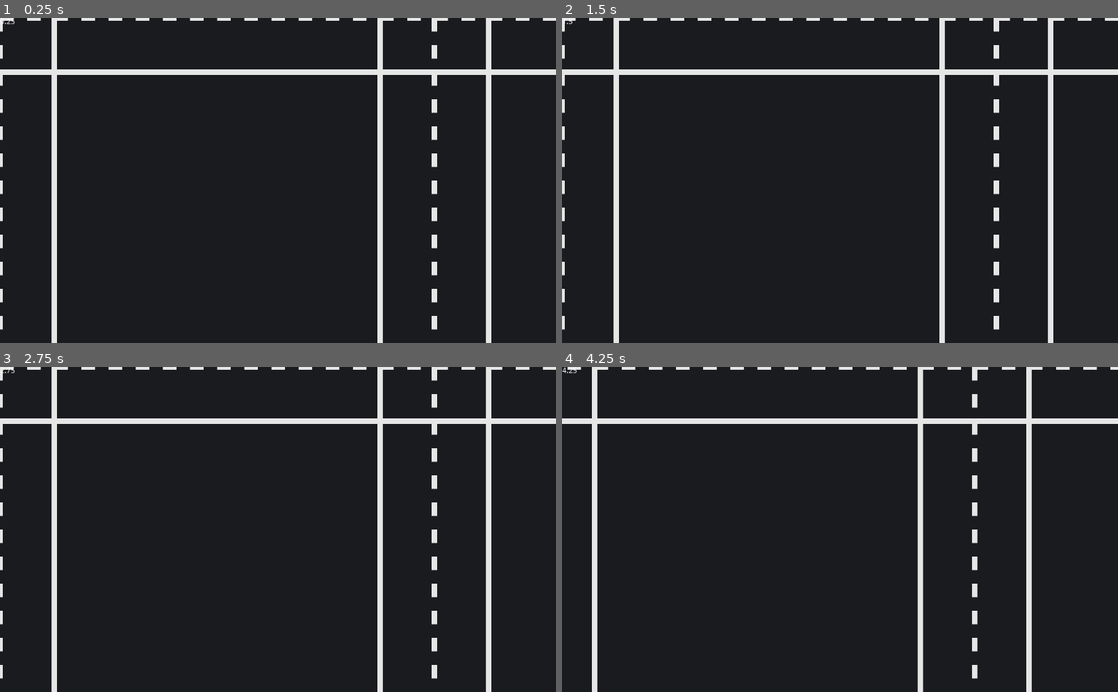
Above: before the commit, frames 1-4 (two rows, left to right).
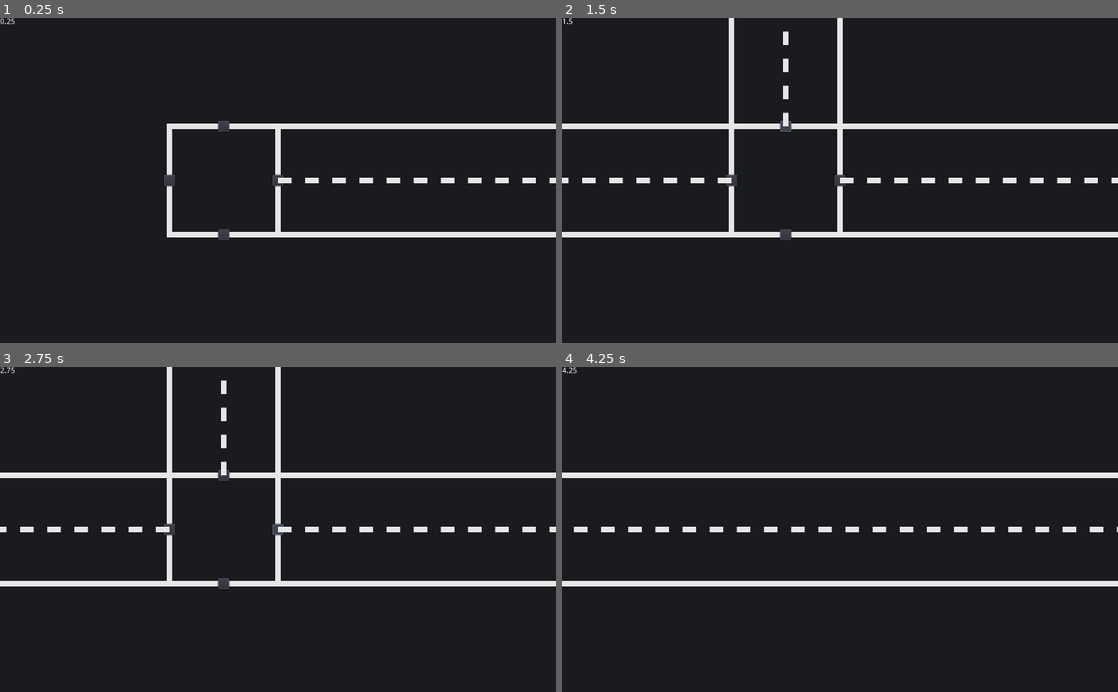
Above: after the commit, the same moments.

Repository: HunterJKavanagh/City-Takeover
Game: Godot game, scene res://Scenes/Main/Main.tscn
Same seed, same stepped clock (60 frames per second), same inputs: the game is played once before the commit and once after it.
Inputs (mouse positions are in pixels of both pictures, inside the frame that each line leads up to):
- Up to frame 1 (0.25 s): no input
- Up to frame 2 (1.5 s): click (728, 180) at 0.52 s; click (784, 125) at 1.27 s
- Up to frame 3 (2.75 s): click (278, 529) at 2.02 s
- Up to frame 4 (4.25 s): click (784, 584) at 2.77 s; tap Enter at 3.5 s; move the mouse to (962, 513) at 3.52 s; hold D (right) from 3.53 s (still down); hold Mouse wheel up (zoom_in, bound only after the commit) from 3.53 s (still down); tap Mouse wheel down (zoom_out, bound only after the commit) at 3.8 s

The runs differ from the first frame. In frame 1, 9.3% of the frame differs, in the area x 0-100%, y 0-100%; in frame 2, 11%; in frame 3, 11%; in frame 4, 9.8%.

Commit message:
Road System v1

Diff:
--- a/Scenes/Main/Camera2D.gd
+++ b/Scenes/Main/Camera2D.gd
@@ -3,6 +3,11 @@
 
 export (int) var speed = 20
 
+func _input(event):
+	if event.is_action_pressed('zoom_in'):
+		self.zoom -= Vector2(.1,.1)
+	if event.is_action_pressed('zoom_out'):
+		self.zoom +=Vector2(.1,.1)
 func _process(delta):
 	var velocity = Vector2()
 	if Input.is_action_pressed('right'):
--- a/Scenes/Main/Main.tscn
+++ b/Scenes/Main/Main.tscn
@@ -9,10 +9,10 @@
 [node name="Map" parent="." instance=ExtResource( 1 )]
 
 [node name="Camera2D" type="Camera2D" parent="."]
-anchor_mode = 0
 current = true
 script = ExtResource( 2 )
 
 [node name="CanvasLayer" type="CanvasLayer" parent="."]
 
 [node name="User Interface" parent="CanvasLayer" instance=ExtResource( 3 )]
+mouse_filter = 2
--- a/Scenes/Map/Map.gd
+++ b/Scenes/Map/Map.gd
@@ -5,28 +5,64 @@
 export var hroz_roads: int = 5
 
 func _ready():
-	for v in vert_roads:
-		var road = load("res://Scenes/Road/Road.tscn").instance()
-		road.dir = 2
-		road.road_with = 100
-		road.road_legth = 2000
-		road.line_with = 5
-		road.line_legth = 25
-		road.start_point = Vector2(road_space * v, 0)
+	var inter1 = load("res://Scenes/Road/Intersection.tscn").instance()
+	var road = load("res://Scenes/Road/Road.tscn").instance()
+	var inter2 = load("res://Scenes/Road/Intersection.tscn").instance()
 
-		self.add_child(road)
-	for h in hroz_roads:
-		var road = load("res://Scenes/Road/Road.tscn").instance()
-		road.dir = 1
-		road.road_with = 100
-		road.road_legth = 2000
-		road.line_with = 5
-		road.line_legth = 25
-		road.start_point = Vector2(0, h * road_space)
+	inter1.start_point = Vector2(0,0)
+	inter1.dir = 3
+	inter1.size = 200
 
-		self.add_child(road)
+	road.start_point = Vector2(0,0)
+	road.dir = 1
+	road.road_with = 100
+	road.road_legth = 2000
+	road.line_with = 5
+	road.line_legth = 25
 
+	inter2.start_point = Vector2(2000,0)
+	inter2.dir = 1
+	inter2.size = 200
+
+	self.add_child(inter1)
+	self.add_child(road)
+	self.add_child(inter2)
+
+	inter1.connect("make_road", self, "_on_make_road")
+	inter2.connect("make_road", self, "_on_make_road")
+
+func _on_make_road(start_point, dir):
+	var road = load("res://Scenes/Road/Road.tscn").instance()
+	var inter = load("res://Scenes/Road/Intersection.tscn").instance()
+
+	road.start_point = start_point
+	road.dir = dir
+	road.road_with = 100
+	road.road_legth = 2000
+	road.line_with = 5
+	road.line_legth = 25
+
+	match dir:
+		0:
+			inter.start_point = start_point + Vector2(0,-2000)
+		1:
+			inter.start_point = start_point + Vector2(2000,0)
+		2:
+			inter.start_point = start_point + Vector2(0,2000)
+		3:
+			inter.start_point = start_point + Vector2(-2000,0)
+	inter.dir = dir
+	inter.size = 200
+
+	self.add_child(road)
+	self.add_child(inter)
+
+	inter.connect("make_road", self, "_on_make_road")
 
 # Called every frame. 'delta' is the elapsed time since the previous frame.
 #func _process(delta):
 #	pass
+
+
+func _on_Button_pressed():
+	print("test")
--- a/Scenes/Road/Intersection.gd
+++ b/Scenes/Road/Intersection.gd
@@ -8,6 +8,30 @@
 var point_r: Vector2
 var point_b: Vector2
 var point_l: Vector2
+
+var button_f: Button
+var button_r: Button
+var button_b: Button
+var button_l: Button
+
+signal make_road(start_point, dir)
+
+func _on_button_f_pressed():
+	print("f")
+	emit_signal("make_road", point_f, _new_road_dir(dir, 0))
+func _on_button_r_pressed():
+	print("r")
+	emit_signal("make_road", point_r, _new_road_dir(dir, 1))
+func _on_button_b_pressed():
+	print("b")
+	emit_signal("make_road", point_b, _new_road_dir(dir, 2))
+func _on_button_l_pressed():
+	print("l")
+	emit_signal("make_road", point_l, _new_road_dir(dir, 3))
+
+func _new_road_dir(iter_dir, side_dir):
+	var sum = iter_dir + side_dir
+	return sum if sum <= 3 else (sum - 4)
 
 func _ready():
 	var point0: Vector2
@@ -66,31 +90,59 @@
 	line.add_point(point3)
 	line.add_point(start_point)
 
+	line.default_color = Color(0.9,0.9,0.9)
 	self.add_child(line)
 
 
 	var line_f = Line2D.new()
 	line_f.add_point(point_f + Vector2(0, 10))
 	line_f.add_point(point_f + Vector2(0, -10))
-	line_f.default_color = Color(1,1,1)
+	line_f.default_color = Color(0,1,0)
 	line_f.width = 20
+	button_f = Button.new()
+	button_f.rect_size = Vector2(20,20)
+	button_f.rect_position = point_f - (button_f.rect_size/2)
+
 	var line_r = Line2D.new()
 	line_r.add_point(point_r + Vector2(10, 0))
 	line_r.add_point(point_r + Vector2(-10, 0))
 	line_r.default_color = Color(1,0,0)
 	line_r.width = 20
+	button_r = Button.new()
+	button_r.rect_size = Vector2(20,20)
+	button_r.rect_position = point_r - (button_r.rect_size/2)
+
 	var line_b = Line2D.new()
 	line_b.add_point(point_b + Vector2(0, 10))
 	line_b.add_point(point_b + Vector2(0, -10))
 	line_b.default_color = Color(0,0,0)
 	line_b.width = 20
+	button_b = Button.new()
+	button_b.rect_size = Vector2(20,20)
+	button_b.rect_position = point_b - (button_b.rect_size/2)
+
 	var line_l = Line2D.new()
 	line_l.add_point(point_l + Vector2(10, 0))
 	line_l.add_point(point_l + Vector2(-10, 0))
 	line_l.default_color = Color(0,0,1)
 	line_l.width = 20
+	button_l = Button.new()
+	button_l.rect_size = Vector2(20,20)
+	button_l.rect_position = point_l - (button_l.rect_size/2)
+
+	button_f.connect("pressed", self, "_on_button_f_pressed")
+	button_r.connect("pressed", self, "_on_button_r_pressed")
+	button_b.connect("pressed", self, "_on_button_b_pressed")
+	button_l.connect("pressed", self, "_on_button_l_pressed")
 
 	self.add_child(line_f)
+	self.add_child(button_f)
+
 	self.add_child(line_r)
+	self.add_child(button_r)
+
 	self.add_child(line_b)
+	self.add_child(button_b)
+
 	self.add_child(line_l)
+	self.add_child(button_l)
--- a/Scenes/Road/Intersection.tscn
+++ b/Scenes/Road/Intersection.tscn
@@ -4,3 +4,4 @@
 
 [node name="Intersection" type="Node2D"]
 script = ExtResource( 1 )
+dir = 1
--- a/project.godot
+++ b/project.godot
@@ -41,6 +41,16 @@
 "events": [ Object(InputEventKey,"resource_local_to_scene":false,"resource_name":"","device":0,"alt":false,"shift":false,"control":false,"meta":false,"command":false,"pressed":false,"scancode":65,"unicode":0,"echo":false,"script":null)
  ]
 }
+zoom_in={
+"deadzone": 0.5,
+"events": [ Object(InputEventMouseButton,"resource_local_to_scene":false,"resource_name":"","device":0,"alt":false,"shift":false,"control":false,"meta":false,"command":false,"button_mask":0,"position":Vector2( 0, 0 ),"global_position":Vector2( 0, 0 ),"factor":1.0,"button_index":4,"pressed":false,"doubleclick":false,"script":null)
+ ]
+}
+zoom_out={
+"deadzone": 0.5,
+"events": [ Object(InputEventMouseButton,"resource_local_to_scene":false,"resource_name":"","device":0,"alt":false,"shift":false,"control":false,"meta":false,"command":false,"button_mask":0,"position":Vector2( 0, 0 ),"global_position":Vector2( 0, 0 ),"factor":1.0,"button_index":5,"pressed":false,"doubleclick":false,"script":null)
+ ]
+}
 
 [rendering]
 
